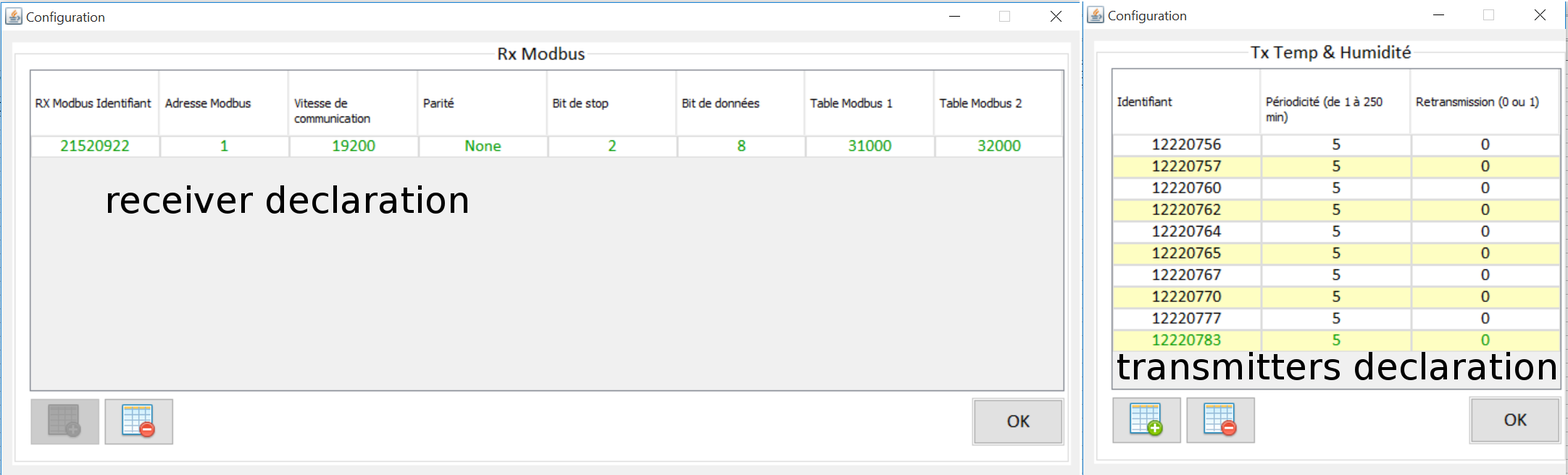
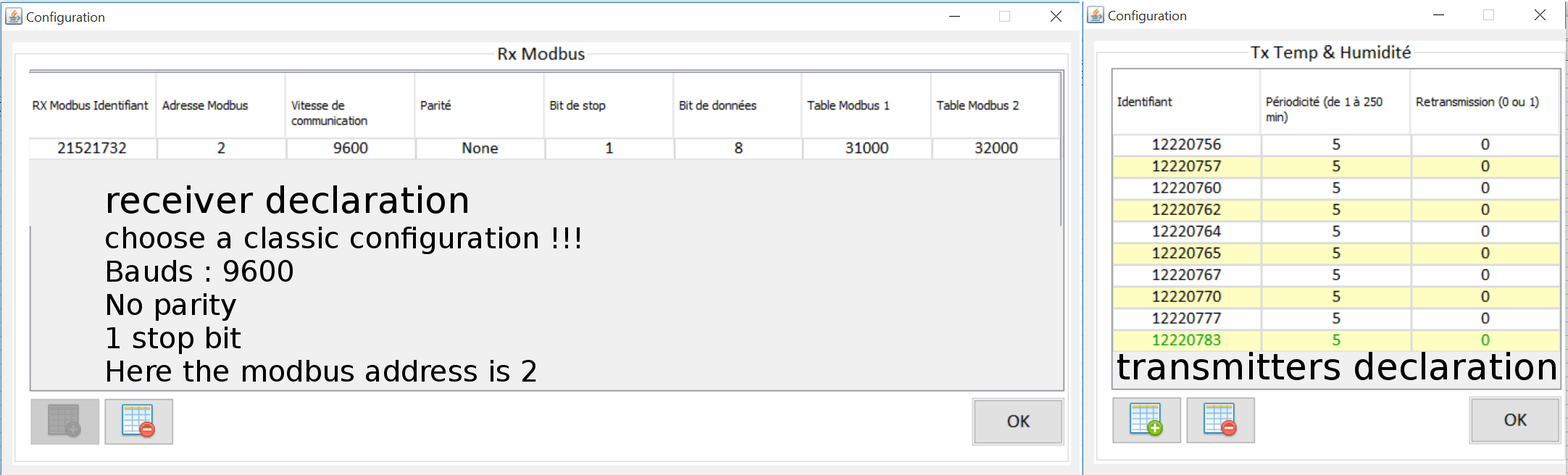
The second (1568, 475) image is a revision of the first. Changes to its layers:
renamed "receiver declaration" to "receiver declaration ...", painted on it over [105, 226, 580, 382]
added layer "Presse-papiers #1" above "Presse-papiers" over [28, 71, 1063, 227]
